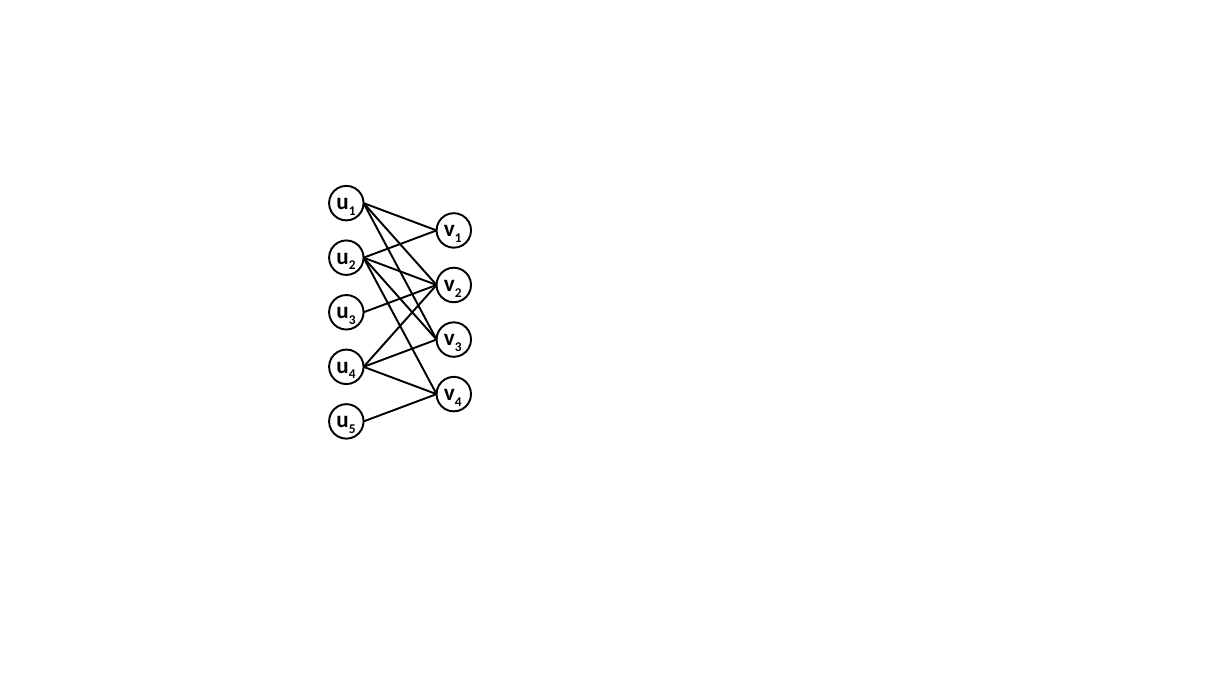
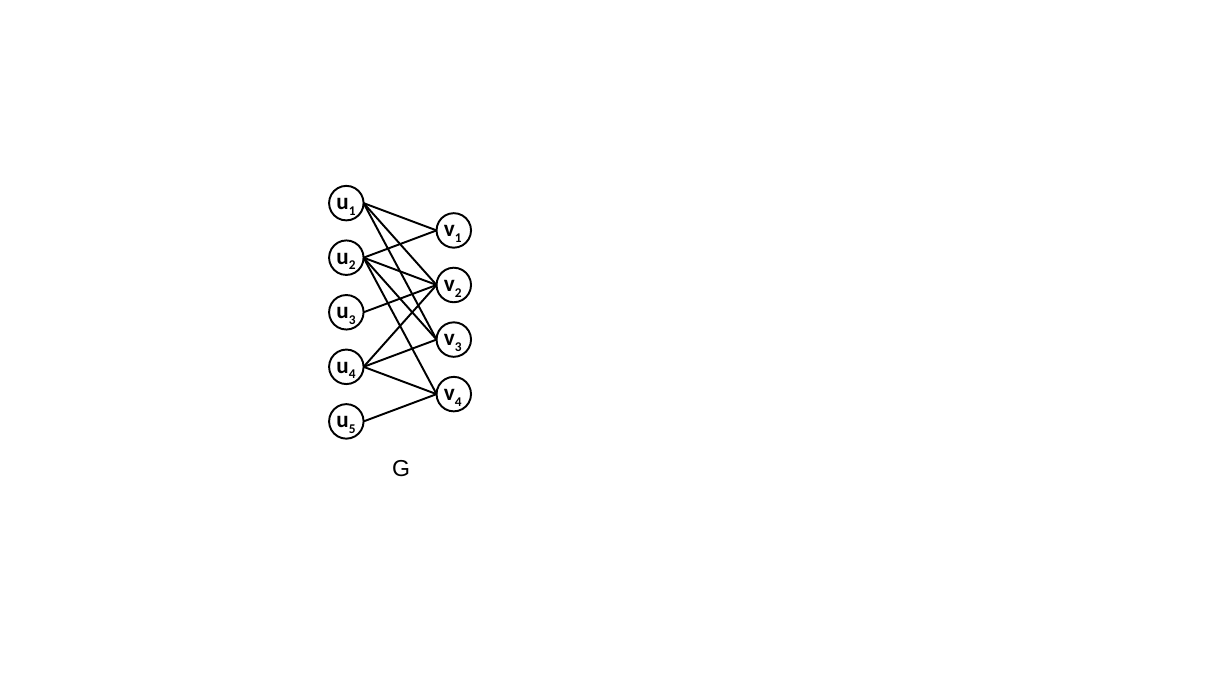
Before and after one commit to Pz1996/zjuthesis, a slide deck: slide 22 of figure/plot.pptx (slide 20 before the commit). Drawn at 1232x693 pixels with LibreOffice and Linux fonts; fonts in the diff are those of the drawing. Boxes give left, top, right and bottom in pixels: in the first picture for what was removed or moved away, otherwise in the second. Text is boxed around its words. In the diff, an @@ line names an element or a change of style, - is before the commit and + after.

```diff
--- a/figure/plot.pptx
+++ b/figure/plot.pptx
@@ text added at (392, 460, 410, 477), 18 pt, text #000000 @@
+G
```
Also in this commit, not shown: 2 other slides changed, 2 slides added, 37 other files.
